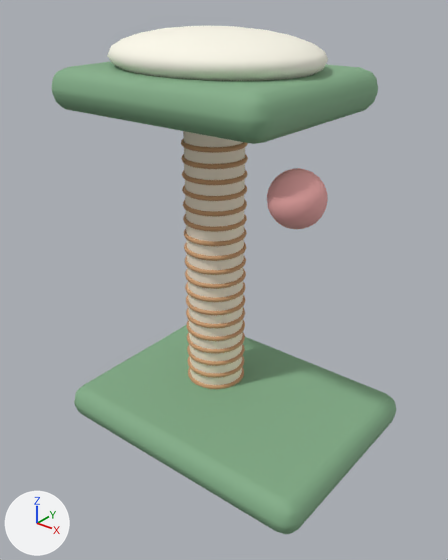
Two versions of the glTF model assets/3d/native/toy-scratchPostGreen.glb, one commit apart.
Before and after are seen from a 50 mm lens placed at (1.389, -1.804, 1.804), pointed at (-0.012, -0.053, 0.718). The lights are fixed; the arrows at lower left show +X, +Y and +Z. The older version comes first. Where no turn or scale is listed for an object, it has been applied to the vertices.

Before the edit, the objects in view are built like this:
```python
me_cylinder_230 = bpy.data.meshes.new('Cylinder.230')
me_cylinder_230.from_pydata(...)  # 256 vertices, 508 faces; spans x -0.12..0.12, y -0.12..0.12, z -0.65..0.65
me_cylinder_230.materials.append(mat_paper)  # pale yellow #f7ebd6
me_sphere_279 = bpy.data.meshes.new('Sphere.279')
me_sphere_279.from_pydata(...)  # a UV sphere (24 segments, 12 rings, poles along z) spanning x -0.44..0.44, y -0.34..0.34, z -0.1..0.1
me_sphere_279.materials.append(mat_cream)  # white #fefbec
me_sphere_280 = bpy.data.meshes.new('Sphere.280')
me_sphere_280.from_pydata(...)  # a UV sphere (24 segments, 12 rings, poles along z) spanning x -0.1..0.1, y -0.1..0.1, z -0.1..0.1
me_sphere_280.materials.append(mat_pink)  # pink #efaaa8
ob_cushion = bpy.data.objects.new('Cushion', me_sphere_279)
ob_cushion.location = (-0.15, 0.06, 1.55)
ob_dangling_toy = bpy.data.objects.new('Dangling toy', me_sphere_280)
ob_dangling_toy.location = (0.35, -0.12, 1.15)
ob_sisal_post = bpy.data.objects.new('Sisal post', me_cylinder_230)
ob_sisal_post.location = (-0.15, 0.06, 0.75)
# also in view: 'Upper perch' at (-0.15, 0.06, 1.43); 'Cat tree base' at (0.0, 0.0, 0.08)
```
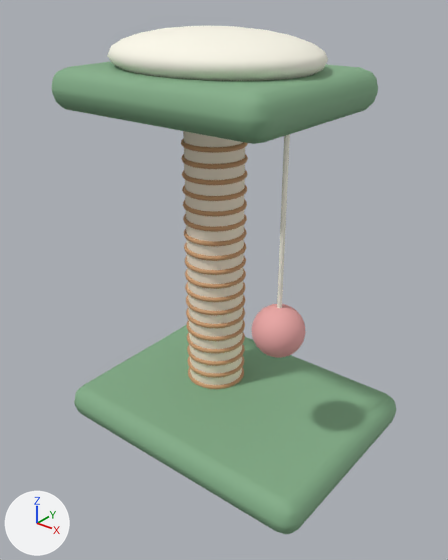
Pixel boxes [x1, y1, x2, y2] of what changed, in the pictures (448 x 560 px):
'Dangling toy', moved: before [267, 168, 328, 229]; after [252, 304, 306, 358]
'Hanging toy string', added: after [277, 134, 290, 308]

What the commit changed:
Mesh me_hanging_toy_string_003 is new.
It has 130 vertices, 256 faces and spans x -0.009..0.009, y -0.009..0.009, z -0.72..0.0.
It uses material mat_cream (white #fefbec).
Object 'Dangling toy' (ob_dangling_toy) moves from (0.35, -0.12, 1.15) to (0.3, -0.12, 0.63).
Object 'Hanging toy string' (ob_hanging_toy_string) is new; it shows me_hanging_toy_string_003.
Its location is (0.3, -0.12, 1.43).
